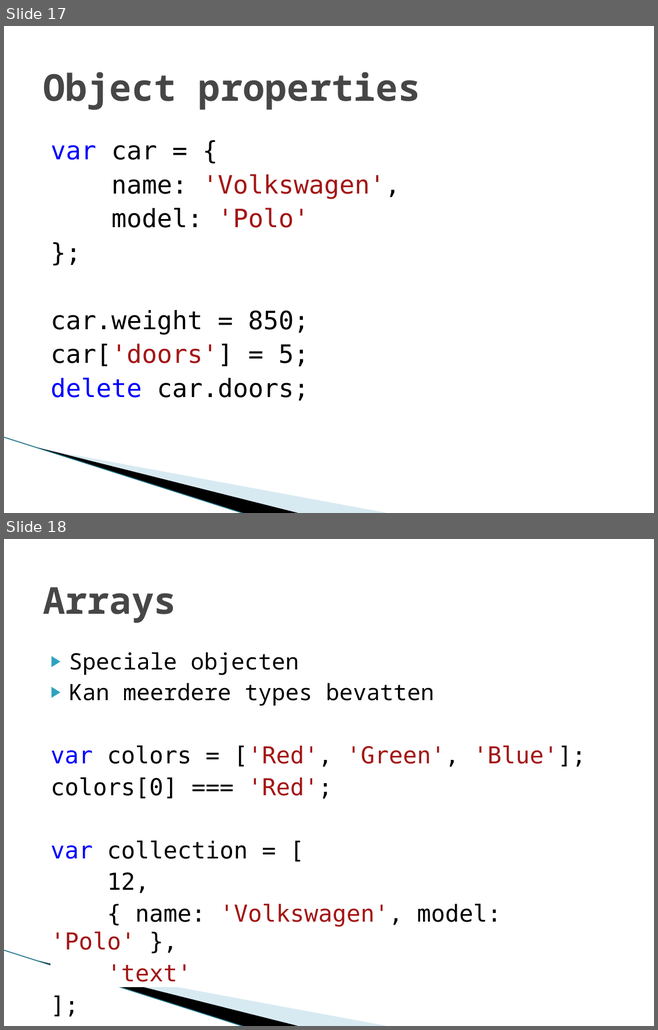
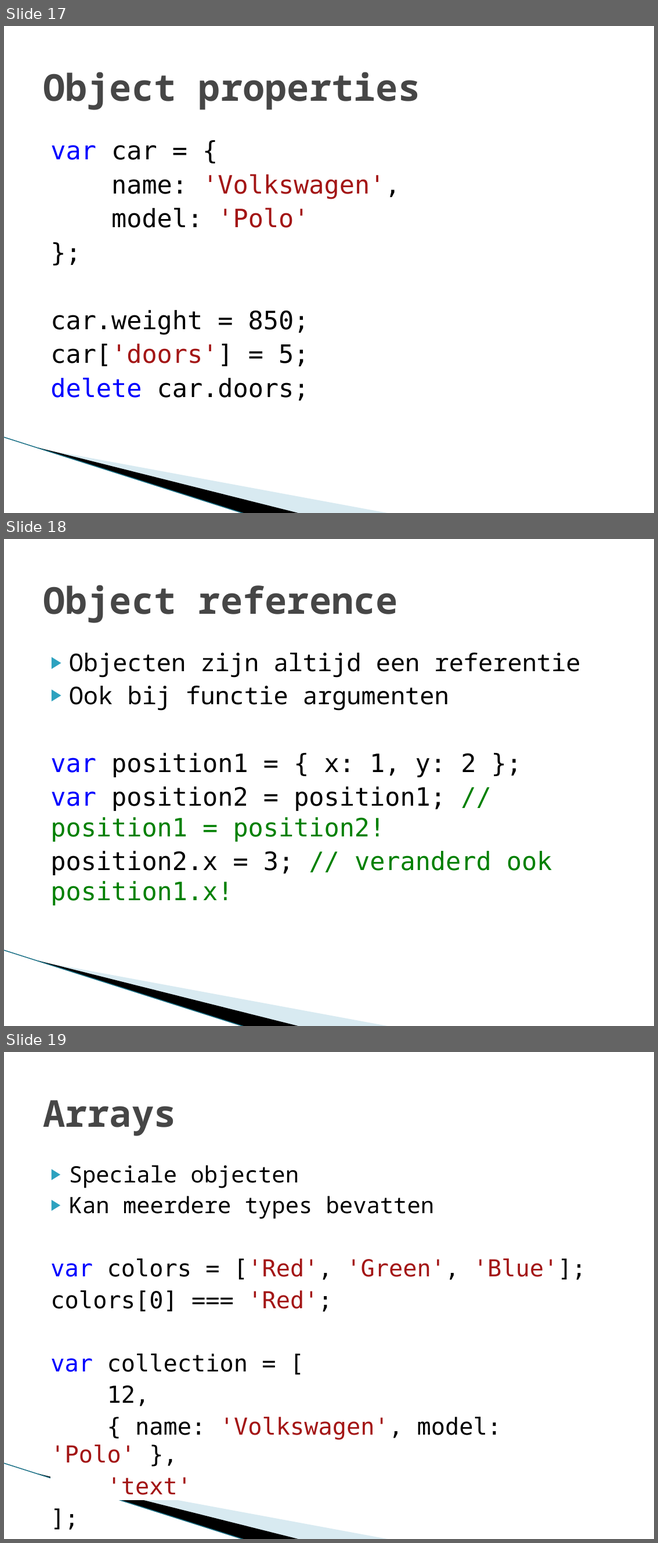
Before and after one commit to KarbonSolutions/WebCursus, a slide deck: Javascript/javascript.pptx. Shown one above the other, each under a label of ours: slides 17 and 18 before the commit, slides 17, 18 and 19 after it. The pictures are 658x1030 and 658x1543 pixels, drawn with LibreOffice and Linux fonts; fonts in the diff are those of the drawing; background and template pictures are left out. Boxes give left, top, right and bottom in pixels: in the first picture for what was removed or moved away, otherwise in the second. Text is boxed around its words. In the diff, an @@ line names an element or a change of style, - is before the commit and + after.

Commit message:
object reference

```diff
--- a/Javascript/javascript.pptx
+++ b/Javascript/javascript.pptx
@@ slide 18 added at bbox=[4, 539, 654, 1026], background #FFFFFF; not listed: 3 template elements that a slide beside it also shows @@
@@ title added at bbox=[43, 585, 398, 623], 41 pt, text #464646, bold @@
+Object reference
@@ text added at bbox=[50, 653, 581, 906], 28 pt, text #000000 @@
+▶ Objecten zijn altijd een referentie
+▶ Ook bij functie argumenten
+var position1 = { x: 1, y: 2 };
+var position2 = position1; // position1 = position2!
+position2.x = 3; // veranderd ook position1.x!
@@ what was slide 18 is now slide 19 @@
```
Also in this commit, not shown: 2 slides changed.
